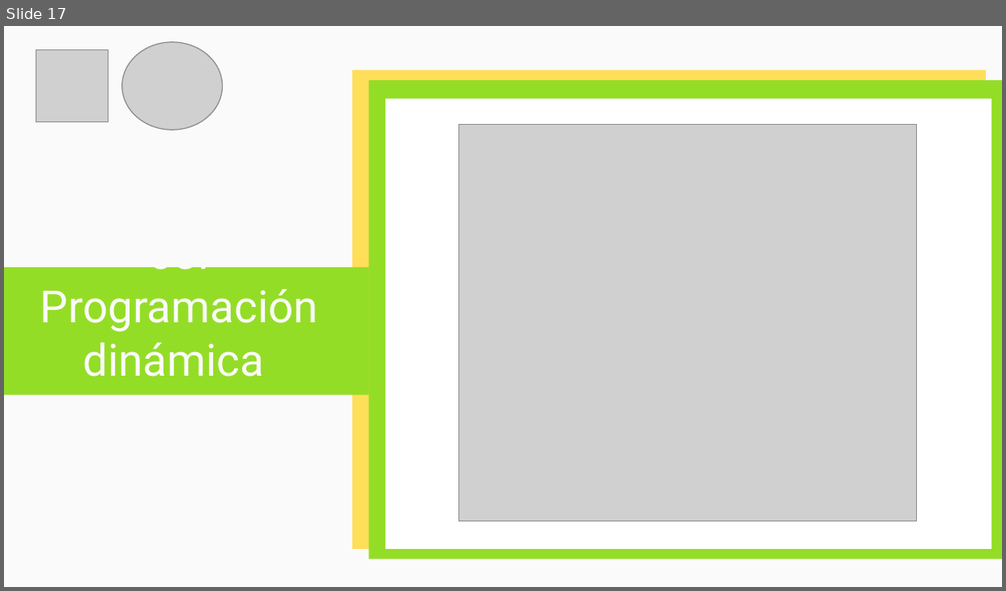
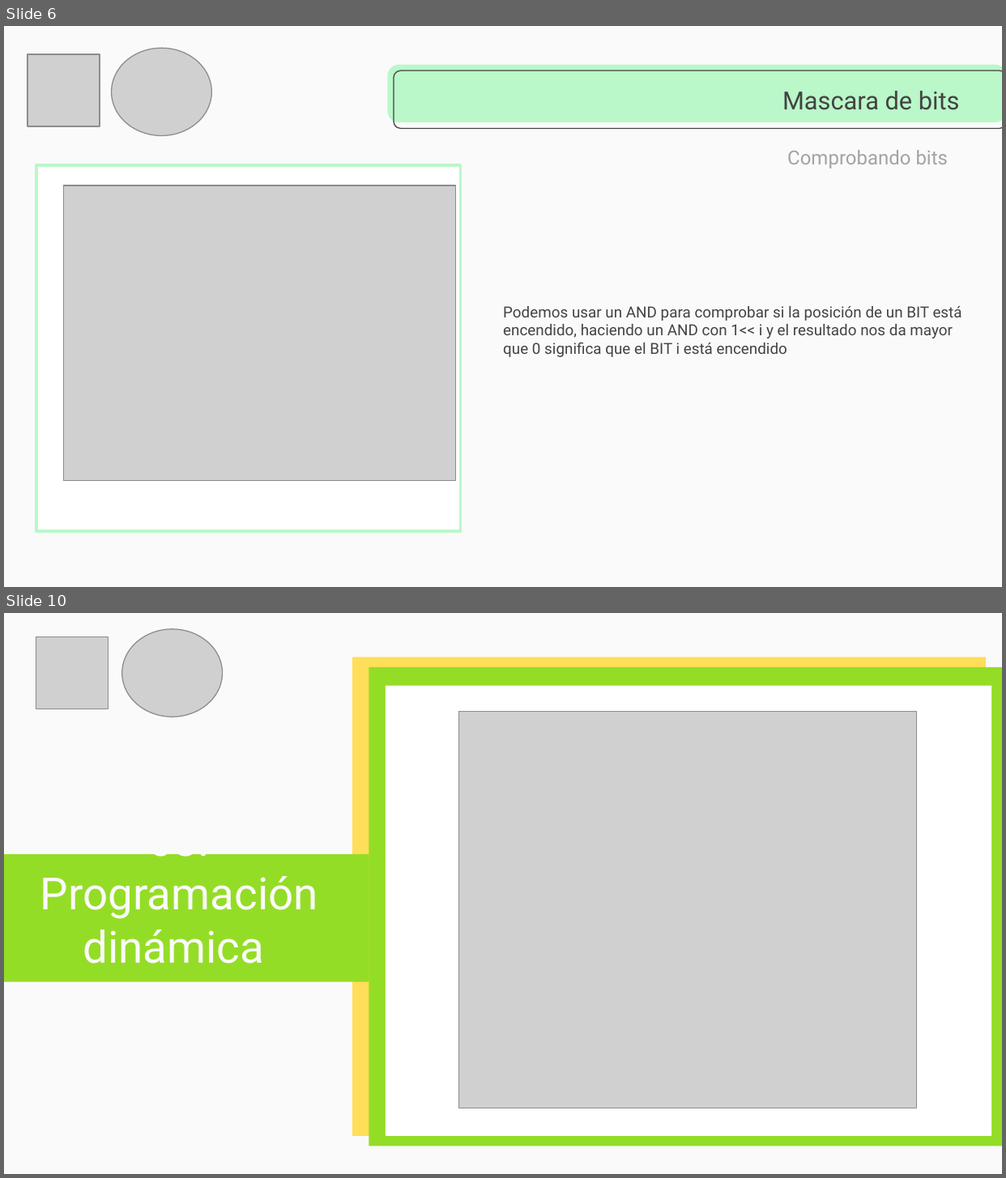
Before and after one commit to cangothic/CursoDePrgramacionCompetitiva, a slide deck: clase 4/Capacitación Maratones.pptx. Shown one above the other, each under a label of ours: slide 17 before the commit, slides 6 and 10 after it; the slides between them are not shown. The pictures are 1006x591 and 1006x1178 pixels, drawn with LibreOffice and Linux fonts; fonts in the diff are those of the drawing; grey boxes stand for pictures. Boxes give left, top, right and bottom in pixels: in the first picture for what was removed or moved away, otherwise in the second. Text is boxed around its words. In the diff, an @@ line names an element or a change of style, - is before the commit and + after.

```diff
--- a/clase 4/Capacitación Maratones.pptx
+++ b/clase 4/Capacitación Maratones.pptx
@@ slide 6 added at (x1=4, y1=26, x2=1002, y2=587), background #FAFAFA @@
@@ picture added at (x1=112, y1=48, x2=211, y2=136) @@
@@ picture added at (x1=28, y1=54, x2=100, y2=126) @@
@@ rounded rectangle added at (x1=387, y1=65, x2=1002, y2=123), fill #BAF7C9 @@
@@ rounded rectangle added at (x1=393, y1=71, x2=1002, y2=129), outline #434343 0.75 pt @@
@@ title added at (x1=782, y1=91, x2=960, y2=110), 18 pt, text #434343 @@
+Mascara de bits
@@ rectangle added at (x1=36, y1=165, x2=460, y2=532), fill #FFFFFF, outline #BAF7C9 2 pt @@
@@ text added at (x1=787, y1=150, x2=948, y2=169), 14 pt, text #A3A3A3 @@
+Comprobando bits
@@ picture added at (x1=64, y1=186, x2=456, y2=481) @@
@@ subtitle added at (x1=503, y1=306, x2=962, y2=357), 11 pt, text #434343 @@
+Podemos usar un AND para comprobar si la posición de un BIT está encendido, haciendo un AND con 1<< i y el resultado nos da mayor que 0 significa que el BIT i está encendido
@@ what was slide 17 is now slide 10 @@
```
Also in this commit, not shown: 2 slides changed, 14 other slides added, 16 slides removed.
